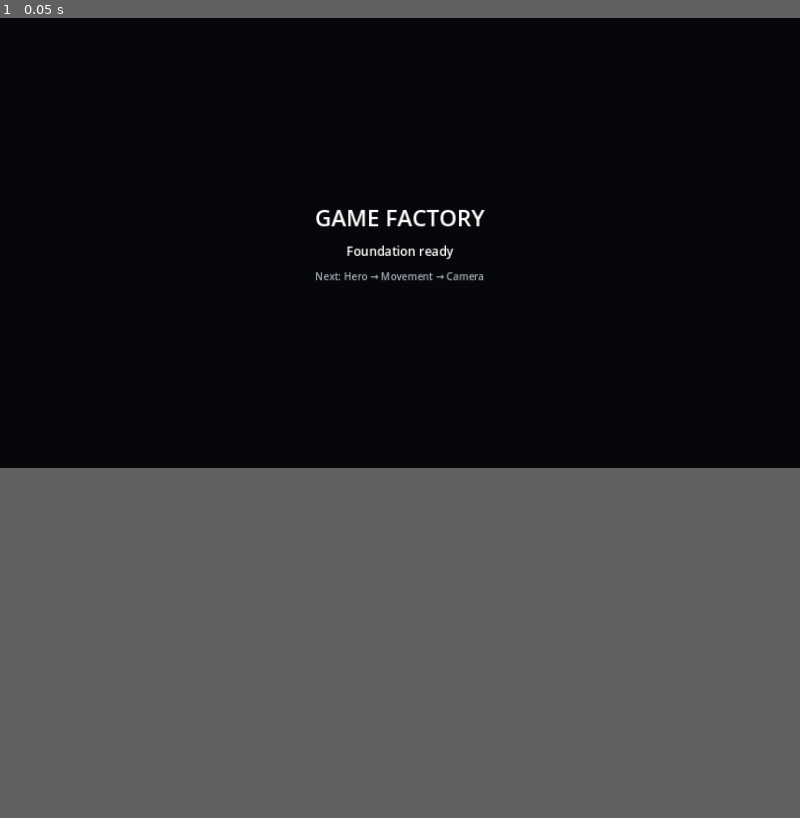
Above: before the commit, frame 1.
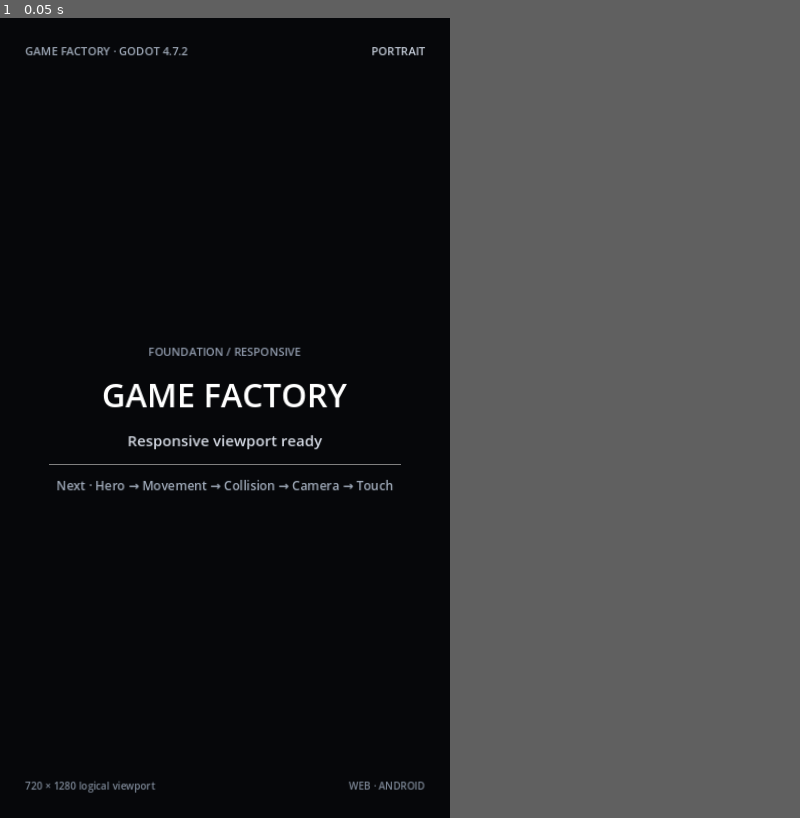
Above: after the commit, the same moment.

Repository: Broosskyy/Test-Game-Factory.
Game: Godot game, scene res://game/main.tscn
Same seed, same stepped clock (60 frames per second), same inputs: the game is played once before the commit and once after it.
Inputs:
- Up to frame 1 (0.05 s): no input
In our replay, the window is 800x450 before the commit and 450x800 after it. These sizes can differ from the game's own. Grey fills any space a smaller window leaves; there, only what the larger window draws over its background counts as a difference.

The runs differ from the first frame. In frame 1, 1.9% of the frame differs, in the area x 3-61%, y 3-97%.

Commit message:
Responsive mobile-first viewport foundation
Replace the fixed 1280x720 test layout with a mobile-first responsive canvas, native safe-area handling and deterministic branch previews.

Diff:
--- a/game/main.tscn
+++ b/game/main.tscn
@@ -1,39 +1,112 @@
-[gd_scene format=3]
+[gd_scene load_steps=3 format=3]
 
-[node name="Main" type="Node2D"]
+[ext_resource type="Script" path="res://game/responsive_foundation.gd" id="1_main"]
+[ext_resource type="Script" path="res://game_factory/ui/safe_area_container.gd" id="2_safe"]
 
-[node name="UI" type="CanvasLayer" parent="."]
+[node name="Main" type="Control"]
+layout_mode = 3
+anchors_preset = 15
+anchor_right = 1.0
+anchor_bottom = 1.0
+grow_horizontal = 2
+grow_vertical = 2
+script = ExtResource("1_main")
 
-[node name="Background" type="ColorRect" parent="UI"]
-offset_right = 1280.0
-offset_bottom = 720.0
+[node name="Background" type="ColorRect" parent="."]
+layout_mode = 1
+anchors_preset = 15
+anchor_right = 1.0
+anchor_bottom = 1.0
+grow_horizontal = 2
+grow_vertical = 2
 color = Color(0.025, 0.03, 0.04, 1)
 mouse_filter = 2
 
-[node name="Center" type="CenterContainer" parent="UI"]
-offset_right = 1280.0
-offset_bottom = 720.0
-mouse_filter = 2
+[node name="SafeArea" type="MarginContainer" parent="."]
+layout_mode = 1
+anchors_preset = 15
+anchor_right = 1.0
+anchor_bottom = 1.0
+grow_horizontal = 2
+grow_vertical = 2
+script = ExtResource("2_safe")
 
-[node name="Content" type="VBoxContainer" parent="UI/Center"]
+[node name="Layout" type="VBoxContainer" parent="SafeArea"]
 layout_mode = 2
-theme_override_constants/separation = 14
+theme_override_constants/separation = 24
 
-[node name="Title" type="Label" parent="UI/Center/Content"]
+[node name="TopBar" type="HBoxContainer" parent="SafeArea/Layout"]
 layout_mode = 2
-theme_override_font_sizes/font_size = 36
+
+[node name="FoundationBadge" type="Label" parent="SafeArea/Layout/TopBar"]
+layout_mode = 2
+size_flags_horizontal = 3
+theme_override_colors/font_color = Color(0.62, 0.66, 0.72, 1)
+theme_override_font_sizes/font_size = 18
+text = "GAME FACTORY · GODOT 4.7.2"
+
+[node name="OrientationBadge" type="Label" parent="SafeArea/Layout/TopBar"]
+unique_name_in_owner = true
+layout_mode = 2
+theme_override_colors/font_color = Color(0.77, 0.8, 0.85, 1)
+theme_override_font_sizes/font_size = 18
+text = "PORTRAIT"
+horizontal_alignment = 2
+
+[node name="Center" type="CenterContainer" parent="SafeArea/Layout"]
+layout_mode = 2
+size_flags_vertical = 3
+
+[node name="Content" type="VBoxContainer" parent="SafeArea/Layout/Center"]
+custom_minimum_size = Vector2(560, 0)
+layout_mode = 2
+theme_override_constants/separation = 18
+
+[node name="Eyebrow" type="Label" parent="SafeArea/Layout/Center/Content"]
+layout_mode = 2
+theme_override_colors/font_color = Color(0.56, 0.6, 0.67, 1)
+theme_override_font_sizes/font_size = 18
+text = "FOUNDATION / RESPONSIVE"
+horizontal_alignment = 1
+
+[node name="Title" type="Label" parent="SafeArea/Layout/Center/Content"]
+layout_mode = 2
+theme_override_font_sizes/font_size = 52
 text = "GAME FACTORY"
 horizontal_alignment = 1
 
-[node name="Status" type="Label" parent="UI/Center/Content"]
+[node name="Status" type="Label" parent="SafeArea/Layout/Center/Content"]
 layout_mode = 2
-theme_override_font_sizes/font_size = 20
-text = "Foundation ready"
+theme_override_colors/font_color = Color(0.82, 0.84, 0.88, 1)
+theme_override_font_sizes/font_size = 24
+text = "Responsive viewport ready"
 horizontal_alignment = 1
 
-[node name="Next" type="Label" parent="UI/Center/Content"]
+[node name="Rule" type="HSeparator" parent="SafeArea/Layout/Center/Content"]
 layout_mode = 2
-theme_override_colors/font_color = Color(0.65, 0.68, 0.72, 1)
+
+[node name="Next" type="Label" parent="SafeArea/Layout/Center/Content"]
+layout_mode = 2
+theme_override_colors/font_color = Color(0.62, 0.66, 0.72, 1)
+theme_override_font_sizes/font_size = 20
+text = "Next · Hero → Movement → Collision → Camera → Touch"
+horizontal_alignment = 1
+autowrap_mode = 2
+
+[node name="BottomBar" type="HBoxContainer" parent="SafeArea/Layout"]
+layout_mode = 2
+
+[node name="ViewportReadout" type="Label" parent="SafeArea/Layout/BottomBar"]
+unique_name_in_owner = true
+layout_mode = 2
+size_flags_horizontal = 3
+theme_override_colors/font_color = Color(0.48, 0.52, 0.58, 1)
 theme_override_font_sizes/font_size = 16
-text = "Next: Hero → Movement → Camera"
-horizontal_alignment = 1
+text = "720 × 1280 logical viewport"
+
+[node name="Targets" type="Label" parent="SafeArea/Layout/BottomBar"]
+layout_mode = 2
+theme_override_colors/font_color = Color(0.48, 0.52, 0.58, 1)
+theme_override_font_sizes/font_size = 16
+text = "WEB · ANDROID"
+horizontal_alignment = 2
--- /dev/null
+++ b/game/responsive_foundation.gd
@@ -0,0 +1,17 @@
+extends Control
+
+@onready var viewport_readout: Label = %ViewportReadout
+@onready var orientation_badge: Label = %OrientationBadge
+
+
+func _ready() -> void:
+	if not get_viewport().size_changed.is_connected(_refresh_debug_readout):
+		get_viewport().size_changed.connect(_refresh_debug_readout)
+	call_deferred("_refresh_debug_readout")
+
+
+func _refresh_debug_readout() -> void:
+	var size := get_viewport_rect().size
+	var orientation := "PORTRAIT" if size.y >= size.x else "LANDSCAPE"
+	orientation_badge.text = orientation
+	viewport_readout.text = "%d × %d logical viewport" % [roundi(size.x), roundi(size.y)]
--- /dev/null
+++ b/game_factory/ui/safe_area_container.gd
@@ -0,0 +1,41 @@
+extends MarginContainer
+## Keeps UI content away from native display cutouts while preserving
+## a consistent design margin on Web and desktop.
+##
+## The game canvas itself always fills the available viewport. This node
+## only protects interactive UI content.
+
+@export var design_margin: float = 40.0
+
+func _ready() -> void:
+	if not get_viewport().size_changed.is_connected(_apply_safe_area):
+		get_viewport().size_changed.connect(_apply_safe_area)
+	call_deferred("_apply_safe_area")
+
+
+func _apply_safe_area() -> void:
+	var left := design_margin
+	var top := design_margin
+	var right := design_margin
+	var bottom := design_margin
+
+	var platform := OS.get_name()
+	if platform == "Android" or platform == "iOS":
+		var safe_rect := DisplayServer.get_display_safe_area()
+		var screen_size := DisplayServer.screen_get_size(DisplayServer.SCREEN_OF_MAIN_WINDOW)
+		var viewport_size := get_viewport_rect().size
+
+		if screen_size.x > 0 and screen_size.y > 0 and safe_rect.size.x > 0 and safe_rect.size.y > 0:
+			var scale_x := viewport_size.x / float(screen_size.x)
+			var scale_y := viewport_size.y / float(screen_size.y)
+			var safe_end := safe_rect.position + safe_rect.size
+
+			left = maxf(left, safe_rect.position.x * scale_x)
+			top = maxf(top, safe_rect.position.y * scale_y)
+			right = maxf(right, (screen_size.x - safe_end.x) * scale_x)
+			bottom = maxf(bottom, (screen_size.y - safe_end.y) * scale_y)
+
+	add_theme_constant_override("margin_left", int(ceil(left)))
+	add_theme_constant_override("margin_top", int(ceil(top)))
+	add_theme_constant_override("margin_right", int(ceil(right)))
+	add_theme_constant_override("margin_bottom", int(ceil(bottom)))
--- a/project.godot
+++ b/project.godot
@@ -2,6 +2,7 @@
 ; Edit through the Godot editor when possible.
 ;
 ; Game Factory baseline: Godot 4.7.2 stable
+; Mobile-first reference canvas with responsive expansion for every aspect ratio.
 
 config_version=5
 
@@ -10,11 +11,12 @@
 run/main_scene="res://game/main.tscn"
 
 [display]
-window/size/viewport_width=1280
-window/size/viewport_height=720
-window/size/window_width_override=1280
-window/size/window_height_override=720
+window/size/viewport_width=720
+window/size/viewport_height=1280
+window/size/window_width_override=720
+window/size/window_height_override=1280
 window/stretch/mode="canvas_items"
+window/stretch/aspect="expand"
 
 [rendering]
 textures/vram_compression/import_etc2_astc=true
Not shown, added: docs/RESPONSIVE_FOUNDATION.md
Not shown, changed: scripts/vercel-build.sh
